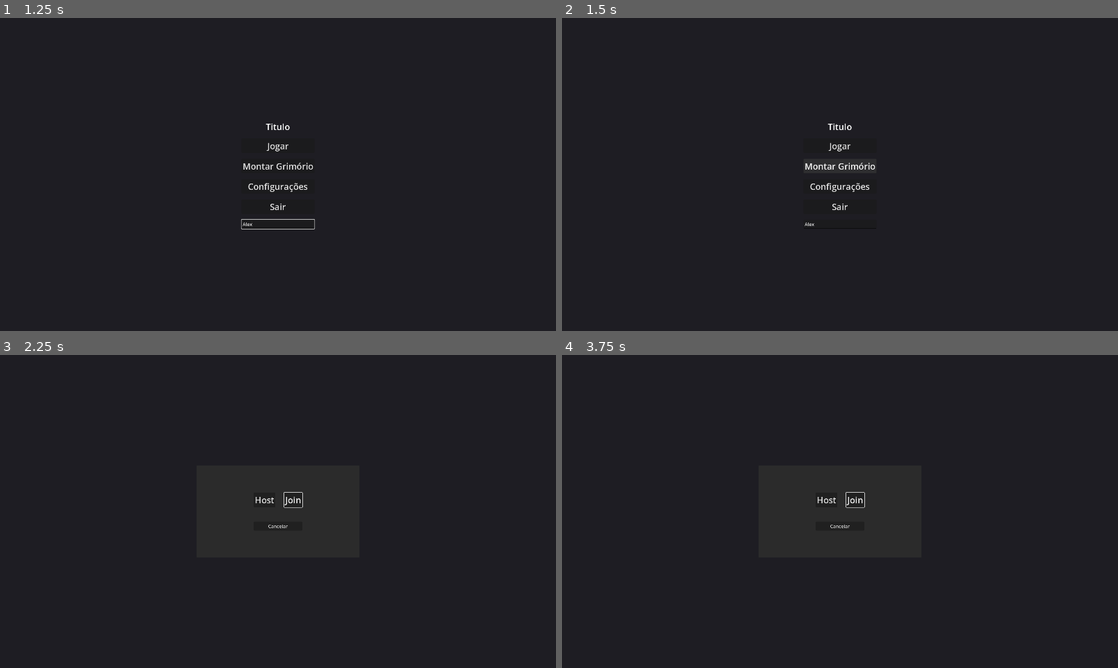
Above: before the commit, frames 1-4 (two rows, left to right).
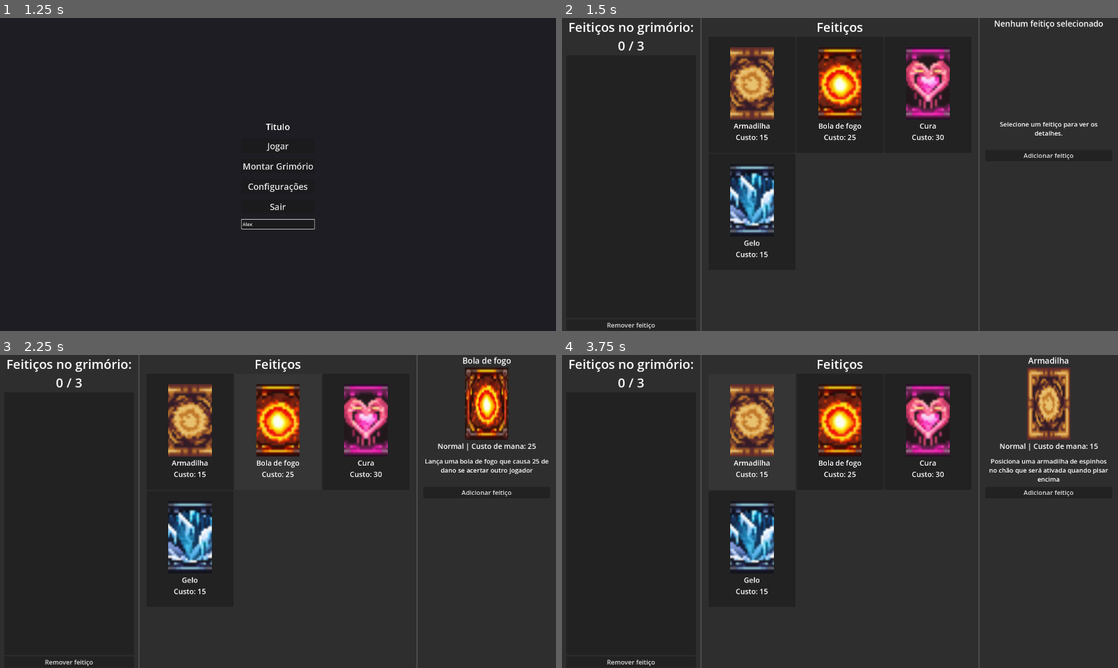
Above: after the commit, the same moments.

Repository: Isaaa43/Saudavel-e-Balanceado
Game: Godot game, scene res://cenas/main_game.tscn
Same seed, same stepped clock (60 frames per second), same inputs: the game is played once before the commit and once after it.
Inputs (mouse positions are in pixels of both pictures, inside the frame that each line leads up to):
- Up to frame 1 (1.25 s): click (278, 224) at 0.52 s; type "Alex" at 0.6 s
- Up to frame 2 (1.5 s): click "Montar Grimório" at 1.25 s
- Up to frame 3 (2.25 s): click (278, 483) at 2 s, where only the run before the commit has a clickable "Jogar"
- Up to frame 4 (3.75 s): click (628, 661) at 2.75 s, where only the run after the commit has a clickable "Remover feitiço"; click (751, 433) at 3.52 s

Frame 1 is identical in both runs. In frame 2, 8.7% of the frame differs, in the area x 0-100%, y 0-100%; in frame 3, 10%; in frame 4, 10%.

Commit message:
Conexão do botão com o menu_deck

Diff:
--- a/luta-magos/cenas/game/characters/jogador.tscn
+++ b/luta-magos/cenas/game/characters/jogador.tscn
@@ -33,6 +33,10 @@
 script = ExtResource("1_30vjq")
 sistema_vida = NodePath("SistemaVida")
 sistema_mana = NodePath("SistemaMana")
+
+[node name="SistemaMovimento" type="Node" parent="." unique_id=237267645 node_paths=PackedStringArray("jogador")]
+script = ExtResource("2_f2bc4")
+jogador = NodePath("..")
 
 [node name="SistemaVida" type="Node" parent="." unique_id=1401696473 node_paths=PackedStringArray("label_dano")]
 script = ExtResource("2_s8iyn")
--- a/luta-magos/cenas/menus/menu_inicial.tscn
+++ b/luta-magos/cenas/menus/menu_inicial.tscn
@@ -151,6 +151,7 @@
 text = "Cancelar"
 
 [connection signal="pressed" from="UI/VBoxContainer/ButtonJogar" to="." method="_on_button_jogar_pressed"]
+[connection signal="pressed" from="UI/VBoxContainer/ButtonDeck" to="." method="_on_button_deck_pressed"]
 [connection signal="pressed" from="UI/VBoxContainer/ButtonSairJogo" to="." method="_on_button_sair_jogo_pressed"]
 [connection signal="pressed" from="PanelJogar/Control/Margin/VBoxContainer/HBoxContainer/ButtonHost" to="." method="_on_button_host_pressed"]
 [connection signal="pressed" from="PanelJogar/Control/Margin/VBoxContainer/HBoxContainer/ButtonJoin" to="." method="_on_button_join_pressed"]
--- a/luta-magos/scripts/autoloads/troca_cena_temp.gd
+++ b/luta-magos/scripts/autoloads/troca_cena_temp.gd
@@ -6,6 +6,7 @@
 
 const MENU_INICIAL = preload("uid://6als3mloubtk")
 const MENU_PARTIDA = preload("uid://c2ppdl2yqxf16")
+const MENU_DECK = preload("uid://djncp32jv7ppr")
 
 const GAME_ADM = preload("uid://cm7rbbwccvpap")
 
@@ -38,3 +39,9 @@
 
 	var game := GAME_ADM.instantiate()
 	main_game.add_child(game)
+
+func menu_deck() -> void:
+	for c in main_game.get_children(): c.queue_free()
+	var menu_deck := MENU_DECK.instantiate()
+	# TODO: criar soluacao melhor
+	main_game.add_child(menu_deck)
--- a/luta-magos/scripts/menus/menu_inicial.gd
+++ b/luta-magos/scripts/menus/menu_inicial.gd
@@ -67,3 +67,8 @@
 		button_join.text = "Conectando"
 	else:
 		button_join.text = "Join"
+
+
+func _on_button_deck_pressed() -> void:
+	TrocaCenaTemp.menu_deck()
+	pass # Replace with function body.
